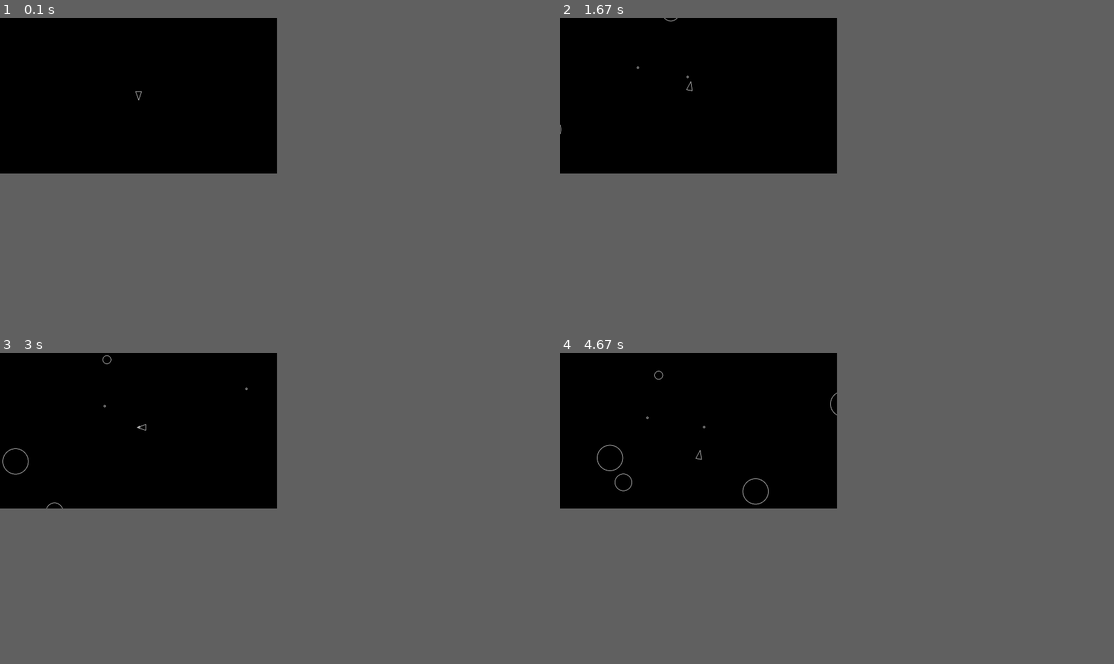
Above: before the commit, frames 1-4 (two rows, left to right).
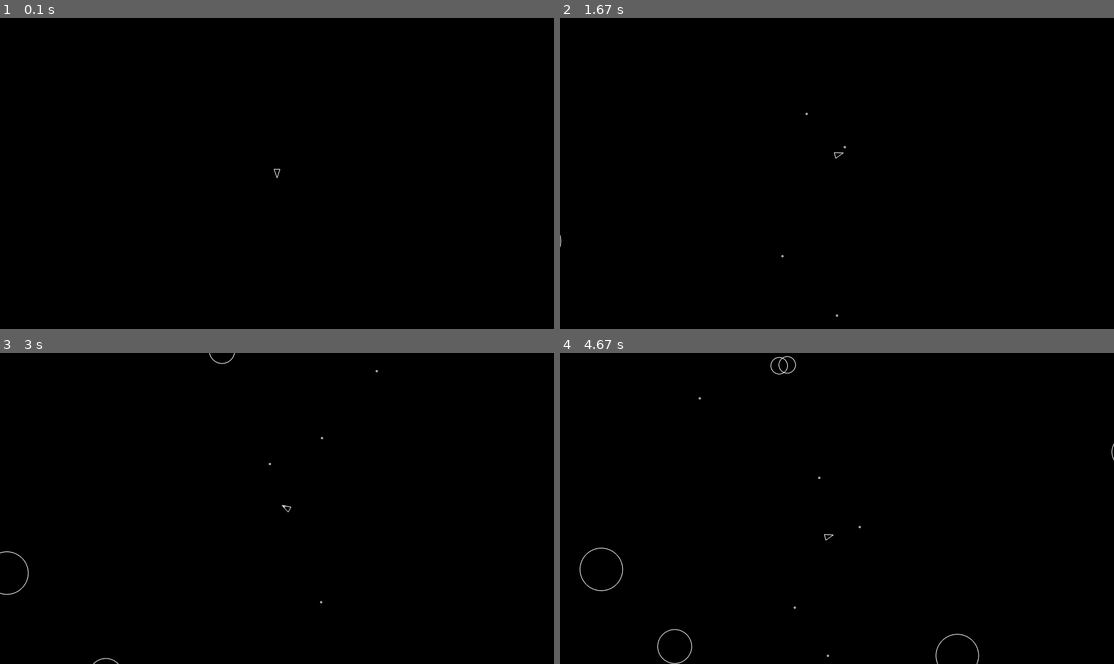
Above: after the commit, the same moments.

Repository: B0OGI3/asteroids_pygame
Game: pygame game, started from main.py
Same seed, same stepped clock (60 frames per second), same inputs: the game is played once before the commit and once after it.
Inputs:
- Up to frame 1 (0.1 s): no input
- Up to frame 2 (1.67 s): tap Space at 0.33, 0.73, 1.03, 1.23, 1.57 s; hold D 0.67-1.13 s; hold W 1.17-1.47 s; hold D from 1.5 s (still down)
- Up to frame 3 (3 s): tap Space at 1.87, 2.07, 2.37, 2.63, 2.97 s; release D at 1.97 s; hold A 2-2.53 s; hold S 2.57-2.87 s; hold A from 2.9 s (still down)
- Up to frame 4 (4.67 s): tap Space at 3.27, 3.4, 3.8, 4.1, 4.47 s; release A at 3.3 s; hold W 3.33-3.7 s; hold D 3.73-4.37 s; hold S from 4.4 s (still down)
In our replay, the window is 450x253 before the commit and 900x506 after it. These sizes can differ from the game's own. Grey fills any space a smaller window leaves; there, only what the larger window draws over its background counts as a difference.

The runs differ from the first frame. In frame 1, less than 0.1% of the frame differs, in the area x 24-51%, y 23-52%; in frame 2, less than 0.1%; in frame 3, 0.2%; in frame 4, 0.5%, in the area x 3-100%, y 0-100%.

Commit message:
Changed some of the constants to make gameplay smoother

Diff:
--- a/constants.py
+++ b/constants.py
@@ -1,16 +1,16 @@
-SCREEN_WIDTH = 1280
-SCREEN_HEIGHT = 720
-LINE_WIDTH = 2
+SCREEN_WIDTH = 2560
+SCREEN_HEIGHT = 1440
+LINE_WIDTH = 3
 
 PLAYER_RADIUS = 20
-PLAYER_TURN_SPEED = 300
-PLAYER_SPEED = 200
+PLAYER_TURN_SPEED = 400
+PLAYER_SPEED = 300
 PLAYER_SHOOT_SPEED = 500
 PLAYER_SHOOT_COOLDOWN_SECONDS = 0.3
 
 SHOT_RADIUS = 5
 
 ASTEROID_MIN_RADIUS = 20
-ASTEROID_KINDS = 3
+ASTEROID_KINDS = 5
 ASTEROID_SPAWN_RATE_SECONDS = 0.8
 ASTEROID_MAX_RADIUS = ASTEROID_MIN_RADIUS * ASTEROID_KINDS
Not shown, changed: game_events.jsonl
